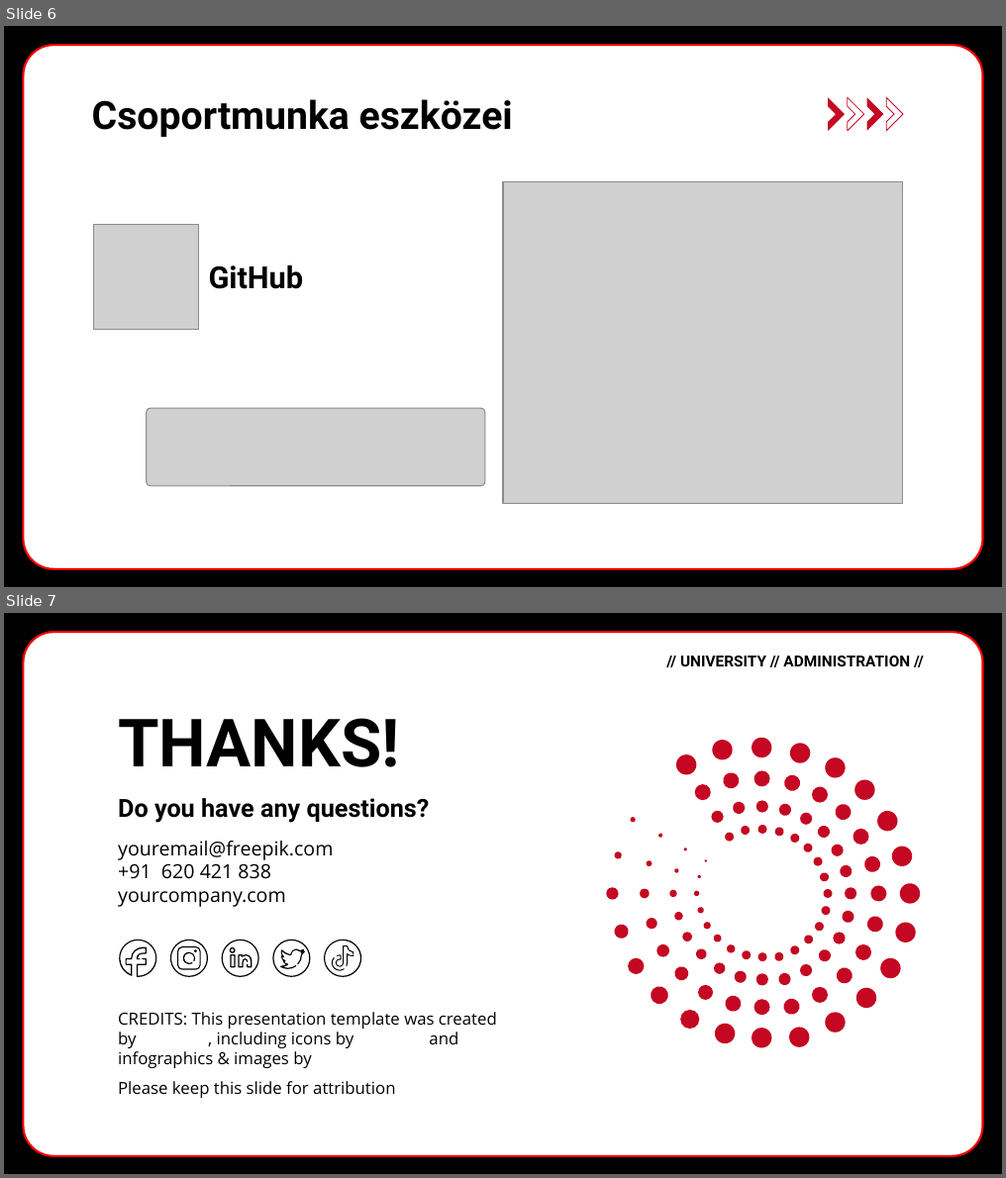
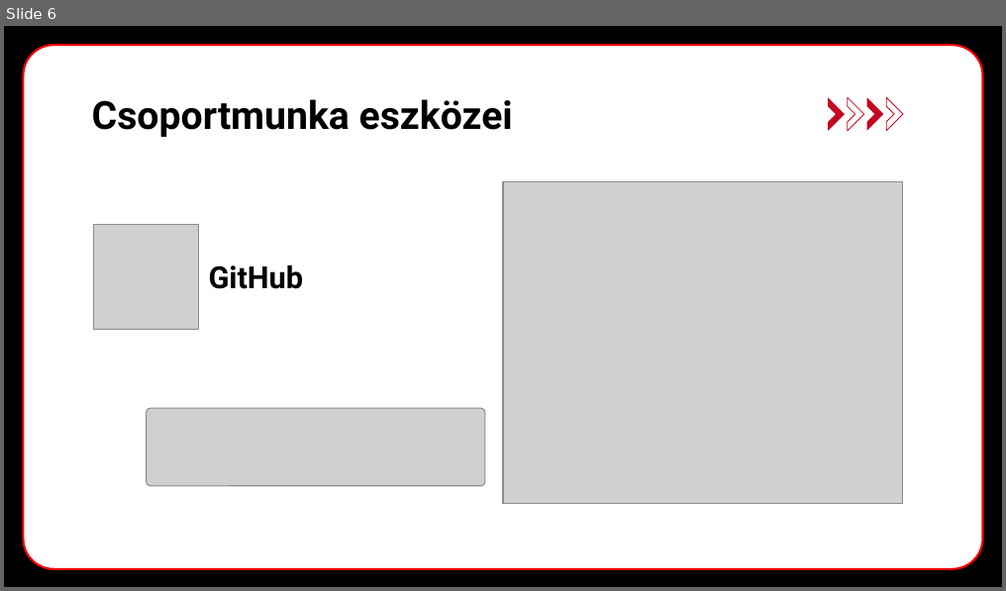
Before and after one commit to simonadamgyula/Proj1-valorant-9C, a slide deck: ppt/ppt_SAGy.pptx. Shown one above the other, each under a label of ours: slides 6 and 7 before the commit, slide 6 after it. The pictures are 1006x1178 and 1006x591 pixels, drawn with LibreOffice and Linux fonts; fonts in the diff are those of the drawing; grey boxes stand for pictures; background and template pictures are left out. Boxes give left, top, right and bottom in pixels: in the first picture for what was removed or moved away, otherwise in the second. Text is boxed around its words. In the diff, an @@ line names an element or a change of style, - is before the commit and + after.

Commit message:
ppt update

```diff
--- a/ppt/ppt_SAGy.pptx
+++ b/ppt/ppt_SAGy.pptx
@@ slide 7 removed at [4,613,1002,1174], background picture (left out); not listed: 1 template element that a slide beside it also shows @@
@@ text removed at [680,656,910,666] @@
-// UNIVERSITY // ADMINISTRATION //
@@ title removed at [118,718,399,767] @@
-THANKS!
@@ subtitle removed at [118,798,430,907] @@
-Do you have any questions?
-youremail@freepik.com
-+91 620 421 838
-yourcompany.com
@@ freeform shape removed at [119,940,156,977] @@
@@ group removed at [170,940,209,977]: 4 freeform shapes @@
@@ group removed at [222,940,259,977]: 4 freeform shapes @@
@@ freeform shape removed at [272,940,310,977] @@
@@ freeform shape removed at [280,950,305,969] @@
@@ freeform shape removed at [324,940,361,977] @@
@@ freeform shape removed at [332,958,345,970] @@
@@ freeform shape removed at [336,946,353,966] @@
@@ group removed at [606,738,920,1050]: 92 ellipses @@
@@ text removed at [118,1012,497,1070] @@
-CREDITS: This presentation template was created by Slidesgo, including icons by Flaticon and infographics & images by Freepik
@@ text removed at [118,1081,395,1098] @@
-Please keep this slide for attribution
```
